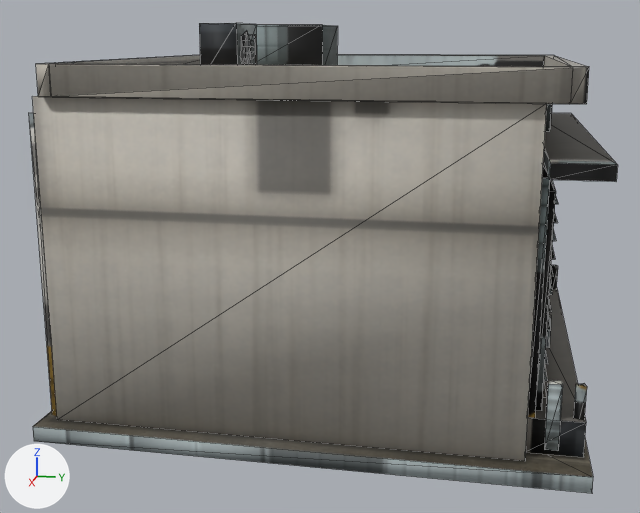
What one commit did to the OBJ model App/assets/lod/buildings/commercial/factory_002.lod1.obj.
Rendered twice from a 50 mm camera at (12.29, 2.09, 4.73) aimed at (0.25, -0.32, 1.72). The axes (+X, +Y, +Z) are drawn at lower left. The lights are the same throughout. The picture after the commit comes second. Mesh edges are drawn as thin lines. Where no turn or scale is listed for an object, it has been applied to the vertices.

The first picture shows 'factory_002'.
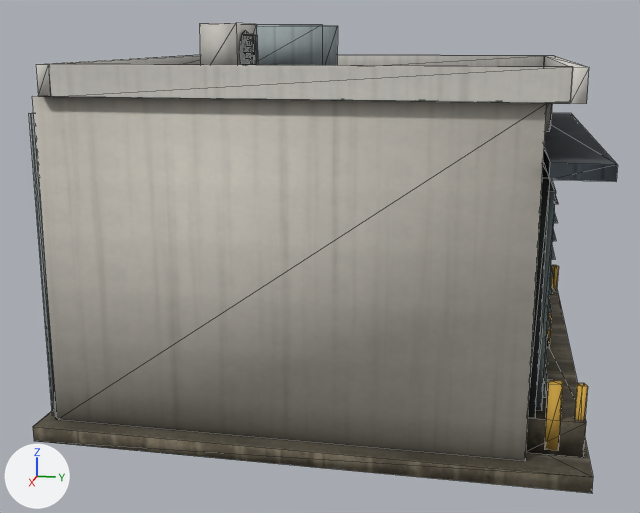
Pixel boxes (x1, y1, x2, y2) of what changed, in the pictures (640 x 513 px; the box of a moved part takes in the faces that stretch with it):
```json
{"part": 1, "of": "me_factory_002", "change": "added", "after": [253, 35, 258, 65]}
{"part": 2, "of": "me_factory_002", "change": "deleted", "before": [254, 35, 257, 65]}
{"part": 3, "of": "me_factory_002", "change": "moved or reshaped", "before": [29, 31, 589, 416], "after": [29, 30, 589, 416]}
{"part": 4, "of": "me_factory_002", "change": "built on", "before": [543, 265, 587, 420], "after": [543, 265, 588, 421]}
{"part": 5, "of": "me_factory_002", "change": "surface changed", "before": [32, 23, 618, 493], "after": [32, 23, 618, 493]}
```

The change, as JSON lines over the scene's bpy script:
```json
{"block": "me_factory_002", "where": "# used by ob_factory_002; location = (0.0, 0.0, 0.0)"}
{"op": "remove", "block": "me_factory_002", "code": "me_factory_002.from_pydata(...)  # 357 vertices, 504 faces; spans x -3.25..3.25, y -3.25..3.26, z 0.0..4.92"}
{"op": "add", "block": "me_factory_002", "code": "me_factory_002.from_pydata(...)  # 396 vertices, 519 faces, 2 loose edges; spans x -3.25..3.25, y -3.25..3.26, z 0.0..4.92"}
{"block": "me_factory_002", "change": "me_factory_002 part 1: the loose piece of 8 vertices spanning x 1.51..1.59, y -1.39..-0.82, z 4.18..4.25 is copied, and the copy is scaled about its middle by (1.1, 0.0448, 5.26), then moved by (0.01, 0.25, 0.38); it spans x 1.52..1.61, y -0.87..-0.84, z 4.42..4.77"}
{"block": "me_factory_002", "change": "me_factory_002 part 2: the loose piece of 4 vertices spanning x 1.52..1.61, y -0.86, z 4.41..4.77 is deleted"}
{"block": "me_factory_002", "change": "me_factory_002 part 3"}
{"block": "me_factory_002", "change": "48 vertices are removed from x -3.13..3.13, y -3.19..2.92, z 0.12..4.82"}
{"block": "me_factory_002", "change": "181 faces are deleted"}
{"block": "me_factory_002", "change": "5 vertices move from x -3.12..2.91, y -3.19..2.76, z 0.12..4.46 to x -3.13..2.9, y -3.18..2.77, z 0.12..4.45"}
{"block": "me_factory_002", "change": "67 vertices are added at x -3.13..3.13, y -3.18..2.92, z 0.12..4.82"}
{"block": "me_factory_002", "change": "2 loose edges are added"}
{"block": "me_factory_002", "change": "148 new faces join them"}
{"block": "me_factory_002", "change": "me_factory_002 part 4"}
{"block": "me_factory_002", "change": "12 vertices are removed from x -2.7..2.75, y 2.73..3.17, z 0.19..1.41"}
{"block": "me_factory_002", "change": "24 faces are deleted"}
{"block": "me_factory_002", "change": "4 vertices move from x -2.7..2.75, y 3.05..3.17, z 0.19..1.02 to x -2.73..2.73, y 3.06..3.18, z 0.2..1.02"}
{"block": "me_factory_002", "change": "12 vertices are added at x -2.75..2.76, y 3.06..3.18, z 0.2..1.02"}
{"block": "me_factory_002", "change": "8 new vertices lie (2.26, 0.0, 0.0) away from vertices in x -2.65, y 2.71..2.75, z 0.81..1.41"}
{"block": "me_factory_002", "change": "8 new vertices lie (-2.26, 0.0, 0.0) away from vertices in x 2.65, y 2.71..2.75, z 0.81..1.41"}
{"block": "me_factory_002", "change": "64 new faces join them"}
{"block": "me_factory_002", "change": "me_factory_002 part 5: 291 kept faces spanning x -3.25..3.25, y -3.25..3.26, z 0.0..4.92 get new texture (UV) coordinates"}
```
